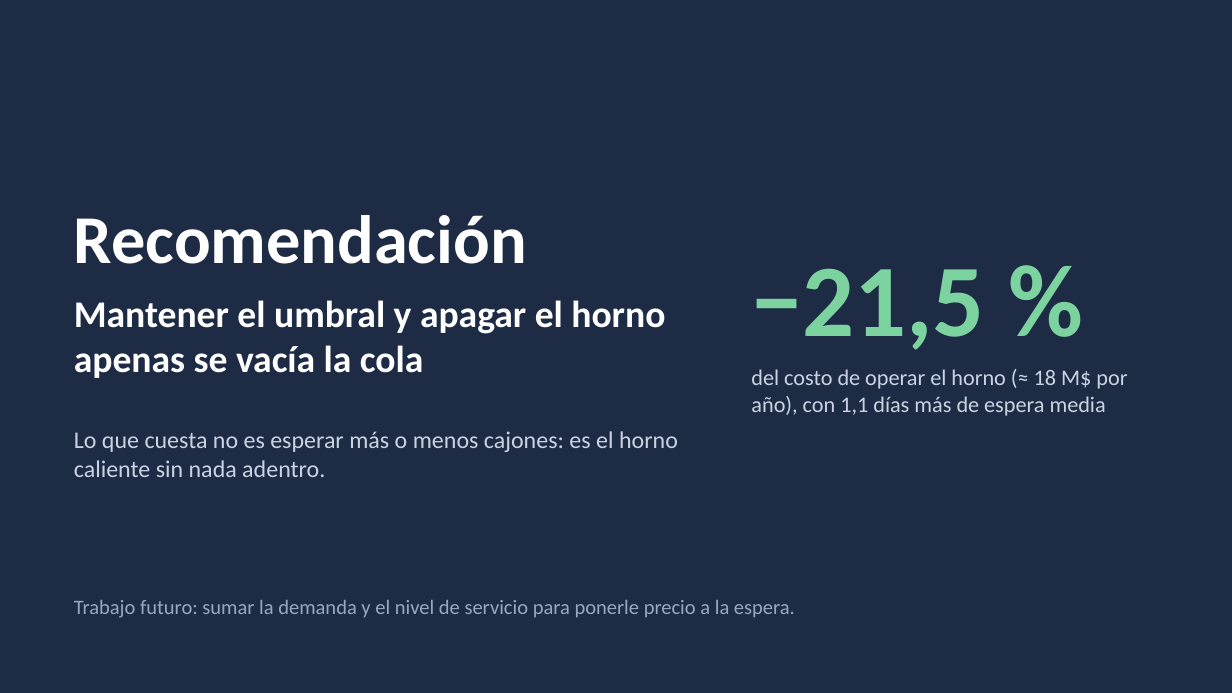
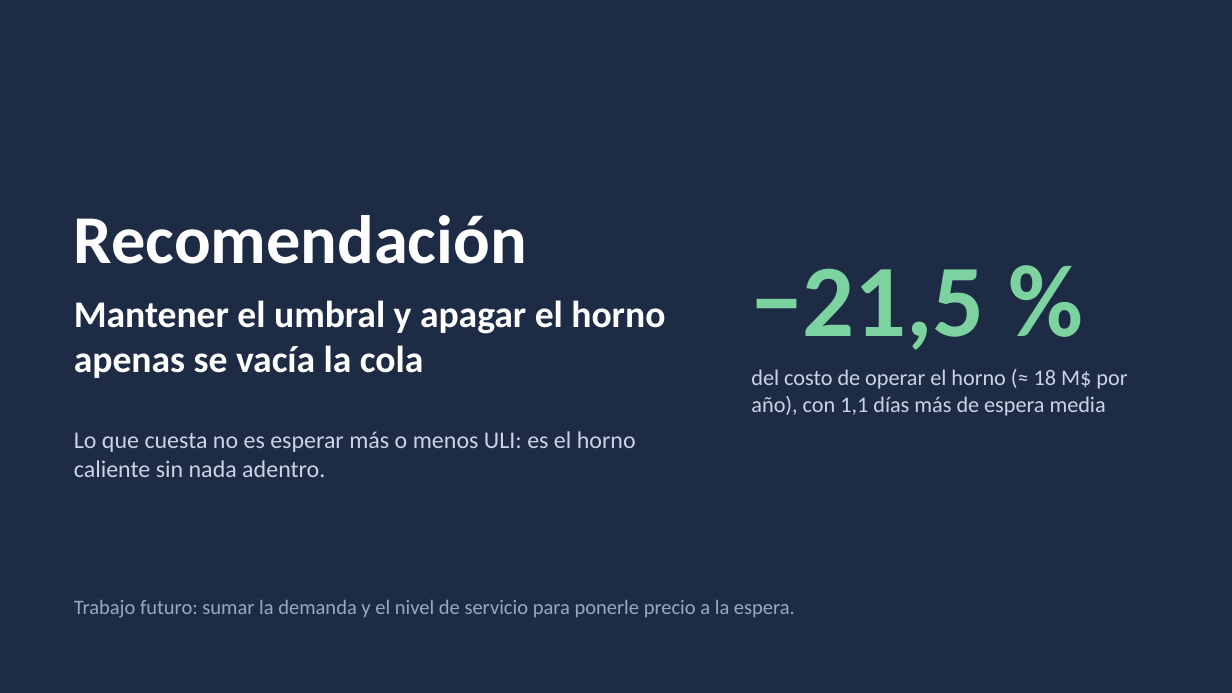
Before and after one commit to JuanBonadeo/utn_brain, a slide deck: slide 7 of materias/SIM/entregables/TPI/caser/video/TPI_Caser_Video.pptx. Drawn at 1232x693 pixels with LibreOffice and Linux fonts; fonts in the diff are those of the drawing. Boxes give left, top, right and bottom in pixels: in the first picture for what was removed or moved away, otherwise in the second. Text is boxed around its words. In the diff, an @@ line names an element or a change of style, - is before the commit and + after.

```diff
--- a/materias/SIM/entregables/TPI/caser/video/TPI_Caser_Video.pptx
+++ b/materias/SIM/entregables/TPI/caser/video/TPI_Caser_Video.pptx
@@ text at (x1=74, y1=431, x2=636, y2=477): text changed @@
-Lo que cuesta no es esperar más o menos cajones: es el horno caliente sin nada adentro.
+Lo que cuesta no es esperar más o menos ULI: es el horno caliente sin nada adentro.
```
Also in this commit, not shown: 2 other slides changed, 5 other files.
